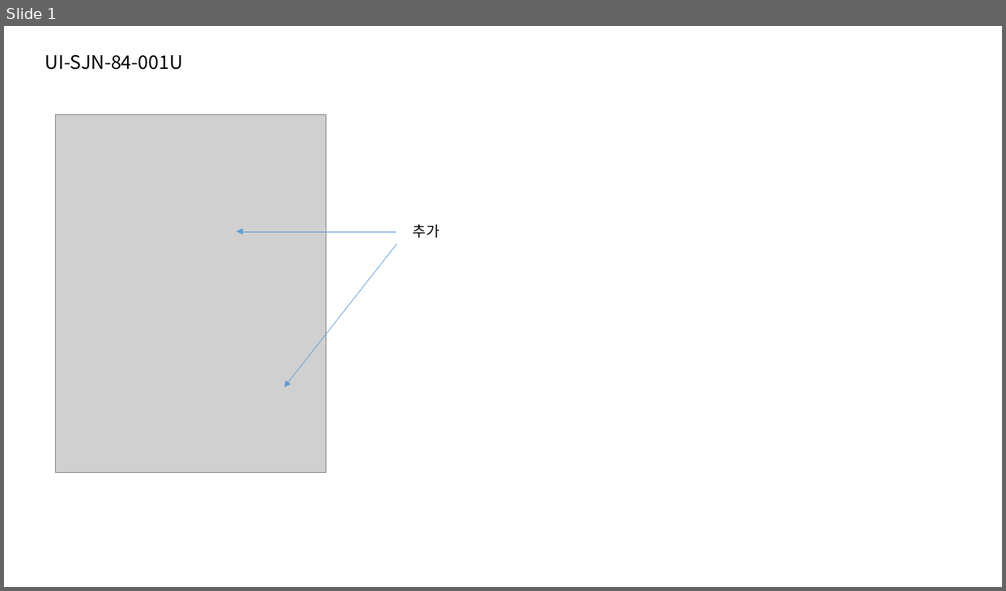
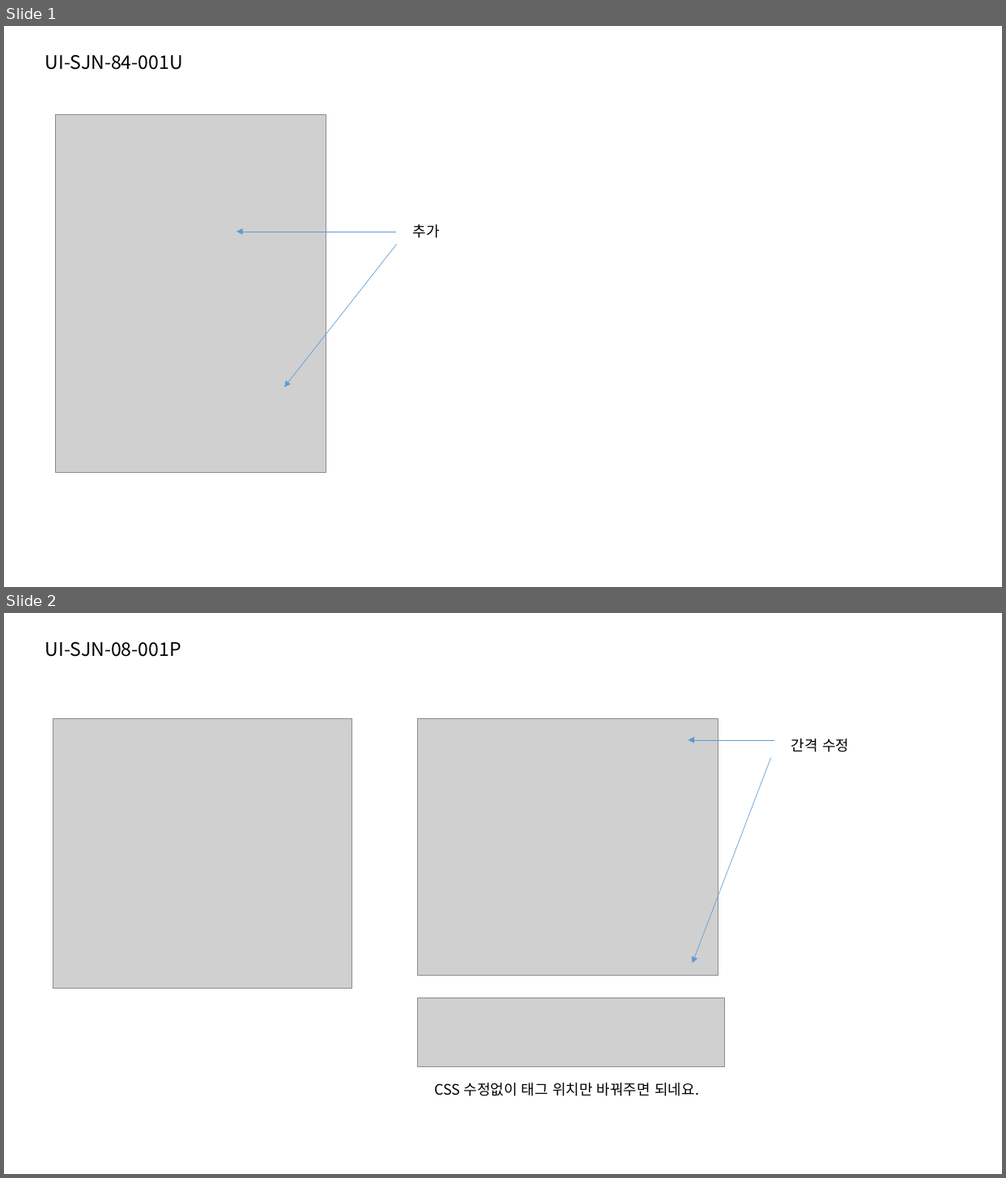
Before and after one commit to jeoungGyy/sejong, a slide deck: ppt/03-24.pptx. Shown one above the other, each under a label of ours: slide 1 before the commit, slides 1 and 2 after it. The pictures are 1006x591 and 1006x1178 pixels, drawn with LibreOffice and Linux fonts; fonts in the diff are those of the drawing; grey boxes stand for pictures. Boxes give left, top, right and bottom in pixels: in the first picture for what was removed or moved away, otherwise in the second. Text is boxed around its words. In the diff, an @@ line names an element or a change of style, - is before the commit and + after.

Commit message:
틀 틀어짐 수정

```diff
--- a/ppt/03-24.pptx
+++ b/ppt/03-24.pptx
@@ slide 2 added at [4, 613, 1002, 1174], background #FFFFFF @@
@@ text added at [45, 641, 181, 657], 18 pt, text #000000 @@
+UI-SJN-08-001P
@@ picture added at [53, 718, 352, 988] @@
@@ picture added at [418, 718, 718, 975] @@
@@ arrow added from (775, 740) to (688, 740), #5B9BD5 0.5 pt @@
@@ arrow added from (771, 757) to (692, 964), #5B9BD5 0.5 pt @@
@@ text added at [791, 739, 849, 752], 14 pt, text #000000 @@
+간격 수정
@@ picture added at [418, 998, 724, 1067] @@
@@ text added at [434, 1083, 699, 1097], 14 pt, text #000000 @@
+CSS 수정없이 태그 위치만 바꿔주면 되네요.
```
Also in this commit, not shown: 3 other slides added, 5 other files.
